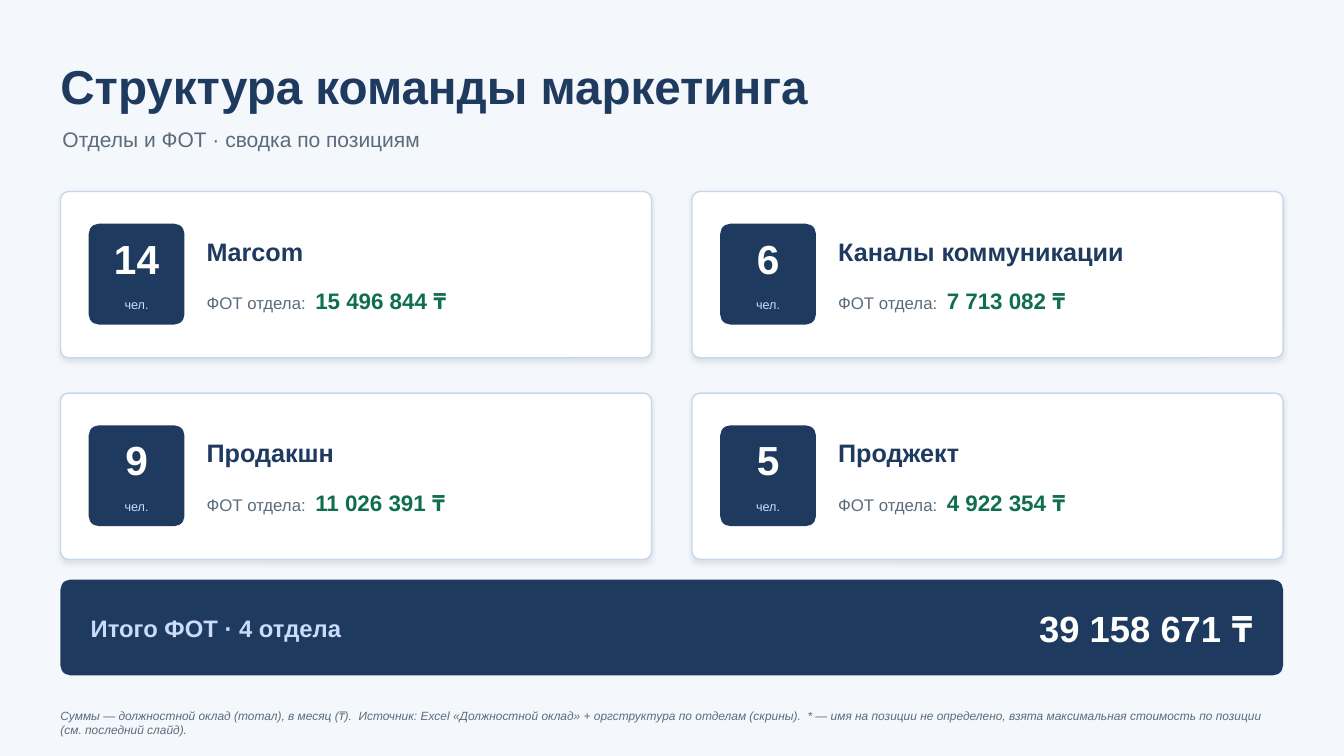
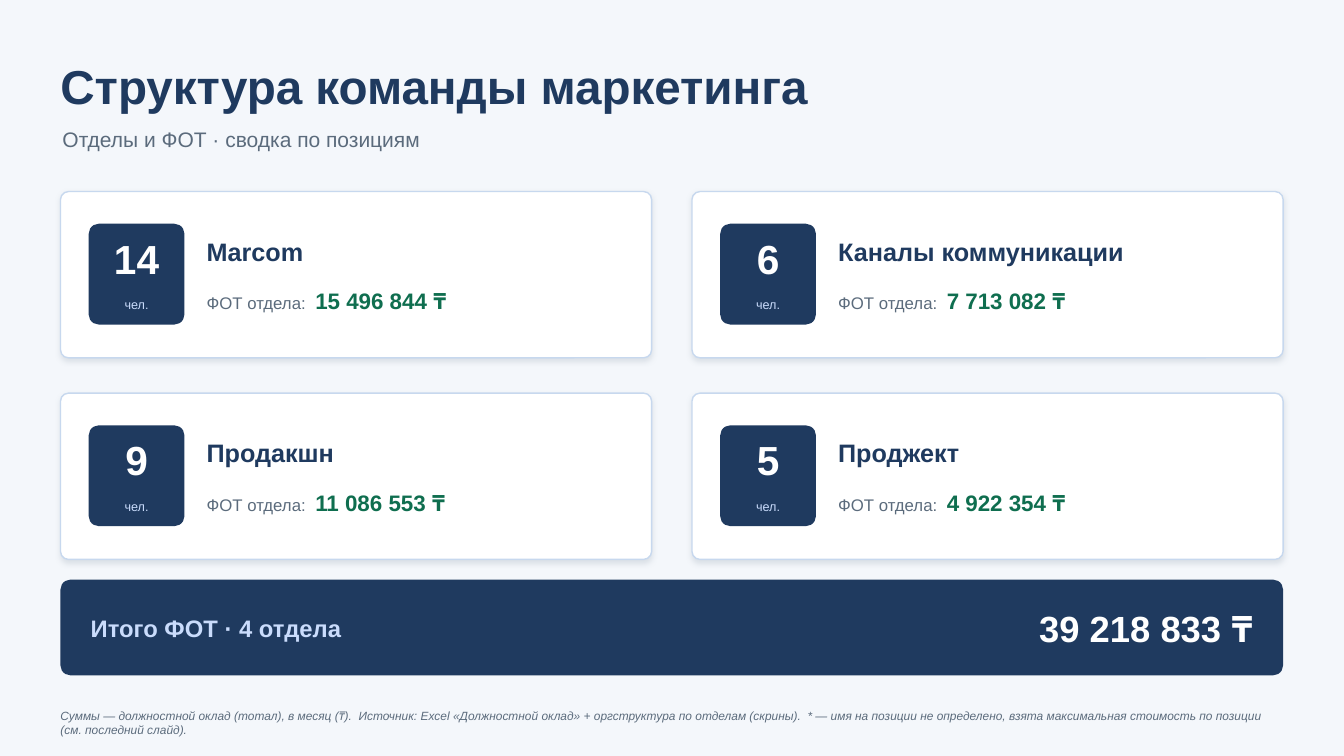
Before and after one commit to victoriakoppel/marketing, a slide deck: slide 1 of Структура маркетинга — вариант 3.pptx. Drawn at 1344x756 pixels with LibreOffice and Linux fonts; fonts in the diff are those of the drawing. Boxes give left, top, right and bottom in pixels: in the first picture for what was removed or moved away, otherwise in the second. Text is boxed around its words. In the diff, an @@ line names an element or a change of style, - is before the commit and + after.

```diff
--- a/Структура маркетинга — вариант 3.pptx
+++ b/Структура маркетинга — вариант 3.pptx
@@ text at (207, 495, 426, 515): text changed @@
-ФОТ отдела: 11 026 391 ₸
+ФОТ отдела: 11 086 553 ₸
@@ text at (1039, 616, 1222, 643): text changed @@
-39 158 671 ₸
+39 218 833 ₸
```
Also in this commit, not shown: 2 other slides changed, 5 other files.
